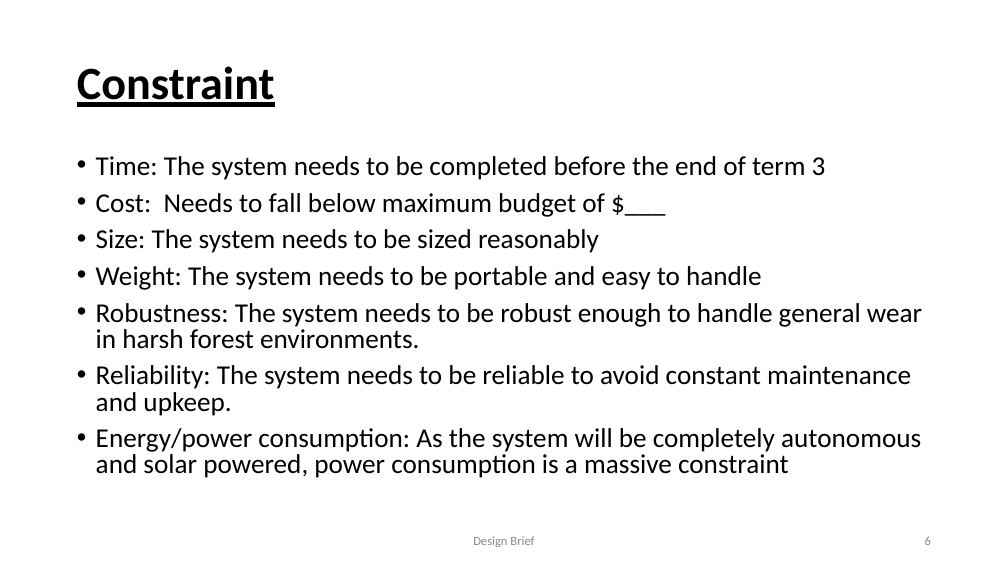
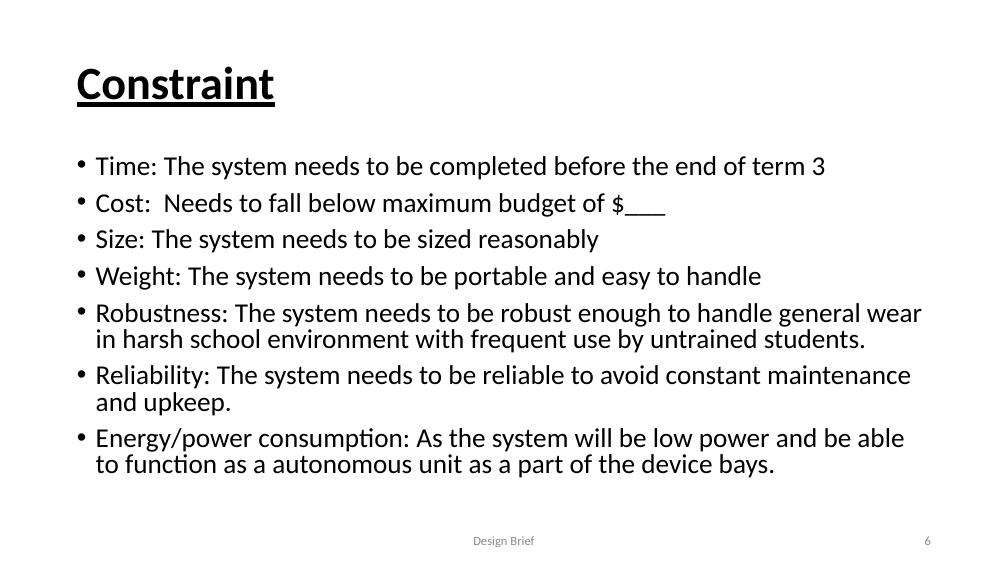
Before and after one commit to Karna-A/Sys-Engineering, a slide deck: slide 6 of Folio/Design Brief RFID FINAL.pptx. Drawn at 1008x567 pixels with LibreOffice and Linux fonts; fonts in the diff are those of the drawing. Boxes give left, top, right and bottom in pixels: in the first picture for what was removed or moved away, otherwise in the second. Text is boxed around its words. In the diff, an @@ line names an element or a change of style, - is before the commit and + after.

```diff
--- a/Folio/Design Brief RFID FINAL.pptx
+++ b/Folio/Design Brief RFID FINAL.pptx
@@ text at [96,303,922,353]: text changed @@
-• Robustness: The system needs to be robust enough to handle general wear in harsh forest environments.
+• Robustness: The system needs to be robust enough to handle general wear in harsh school environment with frequent use by untrained students.
@@ text at [96,428,904,478]: text changed @@
-• Energy/power consumption: As the system will be completely autonomous and solar powered, power consumption is a massive constraint
+• Energy/power consumption: As the system will be low power and be able to function as a autonomous unit as a part of the device bays.
```
Also in this commit, not shown: 7 other slides changed, 1 other file.
